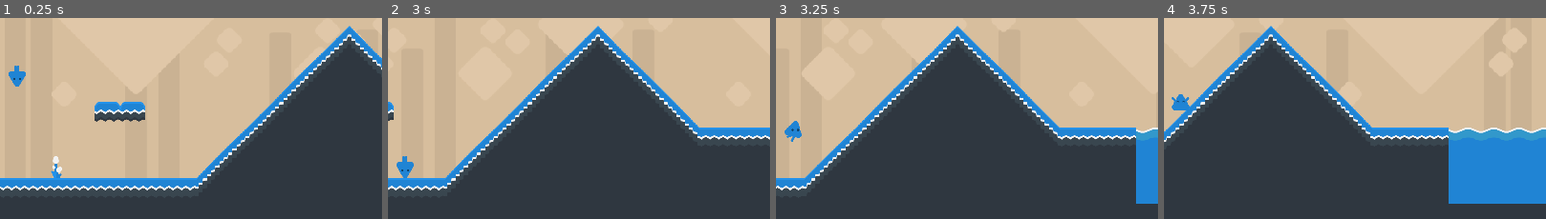
Above: before the commit, frames 1-4 (left to right).
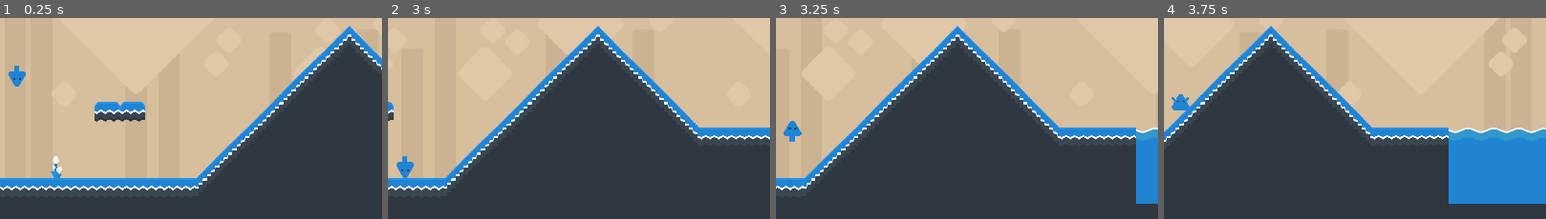
Above: after the commit, the same moments.

Repository: ojas-sanghi/fbla-game
Game: Godot game, scene res://main.tscn
The game is run twice, just before and just after one commit, with the same random seed, the same clock (stepped at 60 frames per second) and the same inputs.
Inputs:
- Up to frame 1 (0.25 s): no input
- Up to frame 2 (3 s): hold Right (ui_right) 0.53-2.03 s; tap Up (ui_up) at 0.77, 1.52 s; hold Left (ui_left) 2.03-2.78 s; hold Right (ui_right) from 2.78 s (still down)
- Up to frame 3 (3.25 s): keep holding Right (ui_right); tap Up (ui_up) at 3.02 s
- Up to frame 4 (3.75 s): keep holding Right (ui_right)
The pictures show only the part of the screen within x 20-70%, y 48-98%; the shares and areas given below are measured in that part.

Frames 1-2 are identical in both runs. In frame 3, 0.1% of the frame differs, in the area x 2-7%, y 51-62%; in frame 4, nothing differs.

Commit message:
fix extents of water area collisionshape

Diff:
--- a/waterArea.gd
+++ b/waterArea.gd
@@ -1,25 +1,19 @@
 extends Area2D
-
-#var in_water: bool = false
 
 func _ready() -> void:
 
 	var shape = RectangleShape2D.new()
 	shape.extents = get_scale()
-	print(get_scale())
-	print(shape.extents)
+	shape.extents.x = shape.extents.x / 4
 	$CollisionShape2D.shape = shape
 
 func _on_Area2D_body_entered(body: PhysicsBody2D) -> void:
 	if body:
-		if body.name != "Player":
-			return
-	else:
-		return
-	Globals.in_water = true
-#	while(Globals.in_water):
-#		pass
-
+		if body.name == "Player":
+			Globals.in_water = true
+	return
 
 func _on_Area2D_body_exited(body: PhysicsBody2D) -> void:
-	Globals.in_water = false
+	if body:
+		if body.name == "Player":
+			Globals.in_water = false
